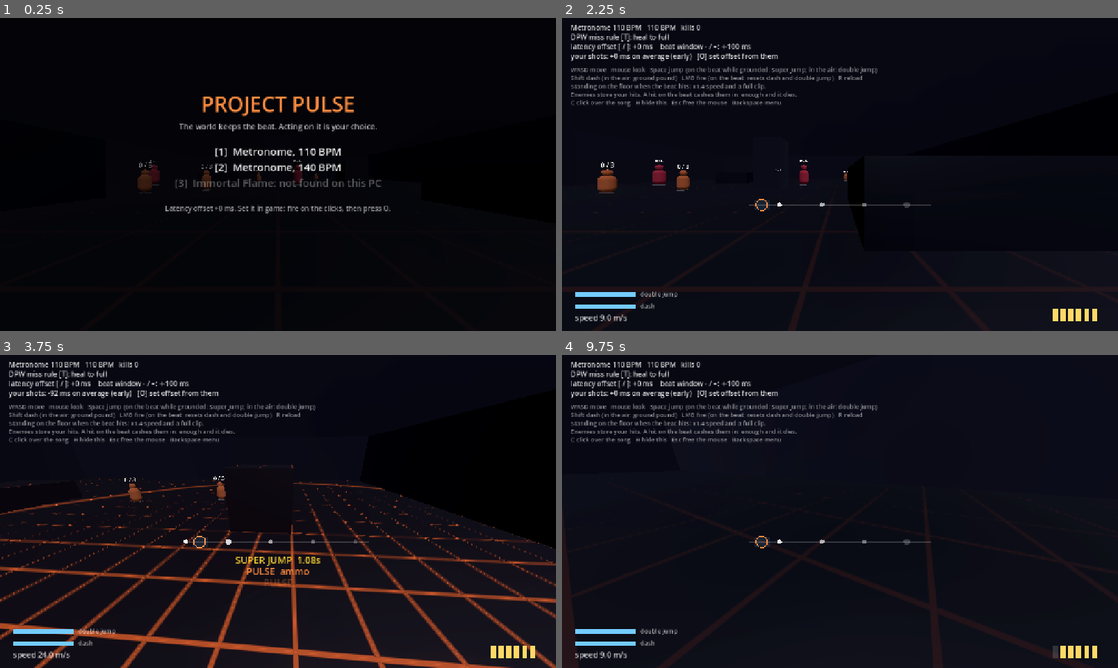
Above: before the commit, frames 1-4 (two rows, left to right).
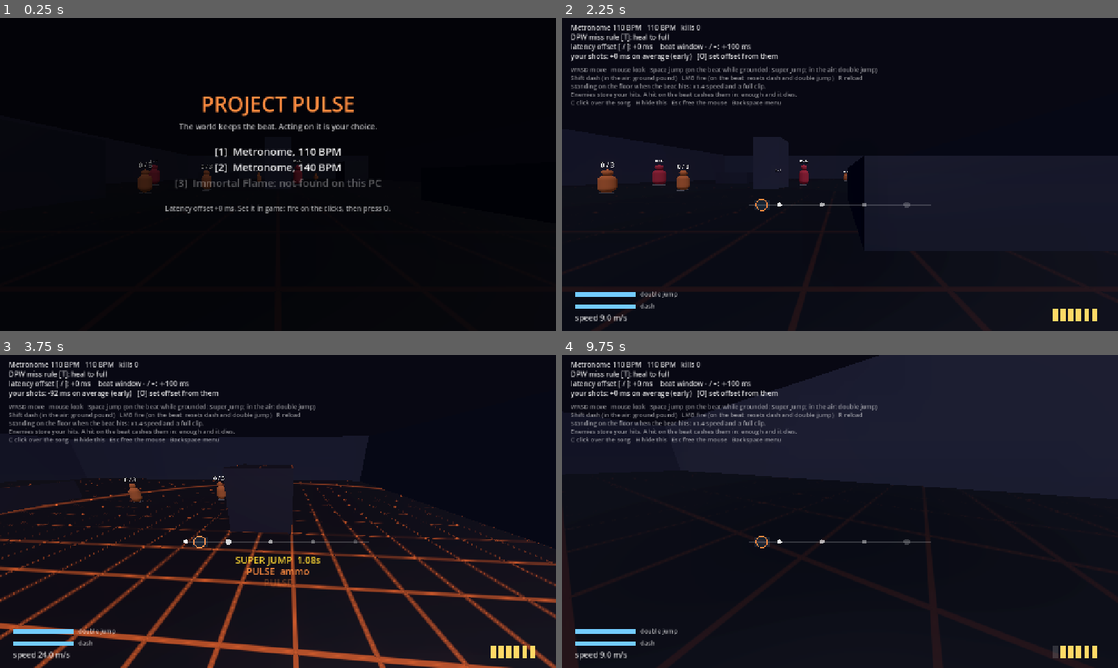
Above: after the commit, the same moments.

Repository: VarXael/Project_Circle
Game: Godot game, scene res://main.tscn
Same seed, same stepped clock (60 frames per second), same inputs: the game is played once before the commit and once after it.
Inputs (mouse positions are in pixels of both pictures, inside the frame that each line leads up to):
- Up to frame 1 (0.25 s): no input
- Up to frame 2 (2.25 s): tap Enter at 0.5 s; move the mouse to (962, 158) at 0.52 s; hold D (right) 0.53-1.25 s; hold Shift (dash) 0.53-1.25 s; click (962, 158) at 0.67 s; tap Space (jump) at 0.77, 2 s; drag from (728, 190) to (812, 237) at 1.27 s; move the mouse to (895, 105) at 2.02 s; hold D (right) from 2.03 s (still down); tap 1 at 2.1 s
- Up to frame 3 (3.75 s): move the mouse to (272, 517) at 2.77 s; release D (right) at 2.78 s; hold W (forward) from 2.78 s (still down); tap 2 at 2.85 s; click (272, 517) at 2.92 s; tap Space (jump) at 3.02 s; move the mouse to (316, 514) at 3.52 s; tap 3 at 3.6 s
- Up to frame 4 (9.75 s): tap Space (jump) at 3.77, 4.52, 5.75, 6.77, 7.25 s; move the mouse to (795, 508) at 4.27 s; tap Backspace at 4.35 s; tap Enter at 5, 6.5 s; move the mouse to (867, 511) at 5.02 s; release W (forward) at 5.03 s; hold S (back) 5.03-5.75 s; tap T at 5.1 s; click (867, 511) at 5.17 s; drag from (756, 433) to (728, 527) at 5.77 s; move the mouse to (962, 495) at 6.52 s; hold W (forward) 6.53-7.25 s; tap C at 6.6 s; drag from (728, 527) to (812, 574) at 7.27 s; move the mouse to (895, 442) at 8.02 s; hold S (back) 8.03-8.75 s; hold Shift (dash) 8.03-8.75 s; drag from (812, 574) to (673, 464) at 8.77 s; move the mouse to (1006, 558) at 9.52 s; hold W (forward) from 9.53 s (still down); tap 1 at 9.6 s; click (1006, 558) at 9.67 s

The runs differ from the first frame. In frame 2, 4.2% of the frame differs, in the area x 54-100%, y 50-75%; in frame 3, 0.8%; in frame 4, 10%, in the area x 51-88%, y 4-40%.

Commit message:
FIX: Pulse v1: lighter walls and platform sides so the geometry reads
Co-Authored-By: Claude Opus 5.5 <noreply@anthropic.com>

Diff:
--- a/scripts/main.gd
+++ b/scripts/main.gd
@@ -86,7 +86,7 @@
 	env.background_color = Color(0.02, 0.02, 0.035)
 	env.ambient_light_source = Environment.AMBIENT_SOURCE_COLOR
 	env.ambient_light_color = Color(0.35, 0.37, 0.45)
-	env.ambient_light_energy = 0.6
+	env.ambient_light_energy = 1.0
 	env.glow_enabled = true
 	env.glow_intensity = 0.9
 	env.glow_bloom = 0.15
@@ -105,7 +105,7 @@
 	floor_mat = ShaderMaterial.new()
 	floor_mat.shader = load("res://shaders/floor.gdshader")
 	var wall_mat := StandardMaterial3D.new()
-	wall_mat.albedo_color = Color(0.09, 0.09, 0.12)
+	wall_mat.albedo_color = Color(0.2, 0.2, 0.25)
 
 	var s := ARENA_HALF * 2.0
 	_box(Vector3(0, -0.5, 0), Vector3(s, 1, s), floor_mat)
--- a/shaders/floor.gdshader
+++ b/shaders/floor.gdshader
@@ -31,7 +31,7 @@
 	float ring_r = (1.0 - pulse) * 40.0;
 	float ring = (1.0 - smoothstep(0.0, 1.2, abs(r - ring_r))) * pulse;
 	float glow = up * (line * (0.12 + anticip + 2.0 * pulse) + 0.12 * pulse + ring * 1.5);
-	ALBEDO = base_color;
+	ALBEDO = mix(vec3(0.16, 0.16, 0.2), base_color, up);
 	ROUGHNESS = 0.7;
 	EMISSION = pulse_color * glow + pulse_color * (1.0 - up) * pulse * 0.15;
 }
